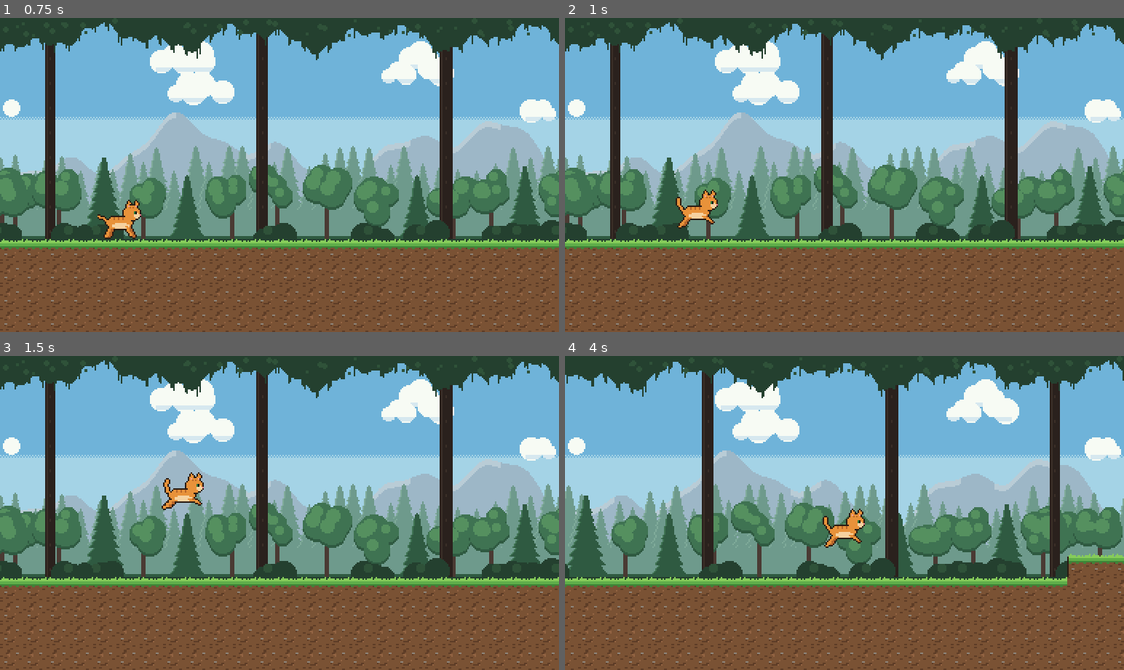
Above: before the commit, frames 1-4 (two rows, left to right).
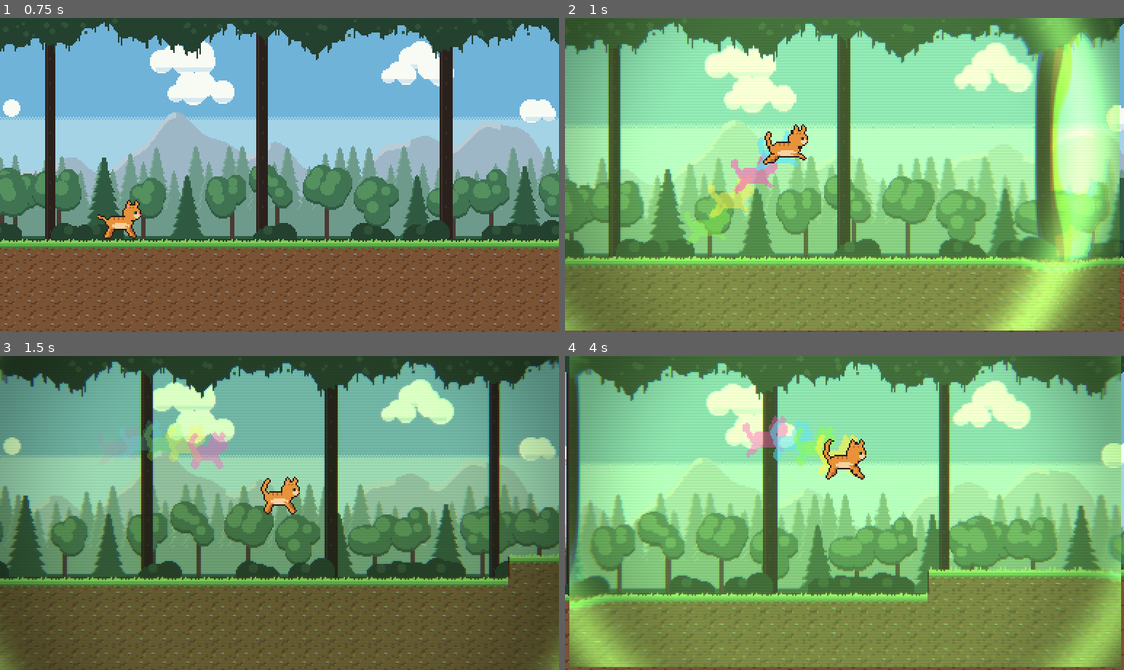
Above: after the commit, the same moments.

Repository: baltamiranocarrasco-ux/chronicles-of-the-kitten
Game: Godot game, scene res://scenes/test_level.tscn
Same seed, same stepped clock (60 frames per second), same inputs: the game is played once before the commit and once after it.
Inputs:
- Up to frame 1 (0.75 s): tap Enter at 0.5 s; hold D (move_right) from 0.53 s (still down); tap Q (slow_time) at 0.6 s
- Up to frame 2 (1 s): keep holding D (move_right); tap Space (jump) at 0.77 s; tap R (stop_time) at 0.8 s
- Up to frame 3 (1.5 s): keep holding D (move_right); tap R (stop_time) at 1.35 s
- Up to frame 4 (4 s): tap Space (jump) at 1.52, 3.02, 3.77 s; tap Q (slow_time) at 1.55, 2.1, 3.05, 3.6 s; release D (move_right) at 2.03 s; hold A (move_left) 2.03-2.78 s; tap R (stop_time) at 2.3, 2.85, 3.8 s; hold D (move_right) from 2.78 s (still down)

Frame 1 is identical in both runs. In frame 2, 98% of the frame differs, in the area x 0-100%, y 0-100%; in frame 3, 81%; in frame 4, 97%.

Commit message:
Add Sandevistan-style time-stop effect
- R now freezes the world by pausing the scene tree; the player runs with
  process_mode Always so the cat keeps moving while time is stopped
- effects/time_stop.gdshader: shockwave, flash, lime tint, chromatic
  aberration, vignette and scanlines applied to the world only
- effects/time_stop_fx.gd: animates the shader, camera punch on activation
  and a neon afterimage trail while moving
- Player sprite drawn at z_index 1 so it stays above the filter

Co-Authored-By: Claude Opus 5.5 <noreply@anthropic.com>
Claude-Session: https://claude.ai/code/session_01972UaWTLzmshJ9tyJgi3SZ

Diff:
--- /dev/null
+++ b/effects/afterimage.gdshader
@@ -0,0 +1,14 @@
+// Silueta de color plano para la estela: usa el alfa del sprite y el color de modulate.
+shader_type canvas_item;
+render_mode blend_mix;
+
+varying vec4 tint;
+
+void vertex() {
+	tint = COLOR;
+}
+
+void fragment() {
+	float a = texture(TEXTURE, UV).a;
+	COLOR = vec4(tint.rgb, a * tint.a);
+}
--- /dev/null
+++ b/effects/afterimage_material.tres
@@ -0,0 +1,6 @@
+[gd_resource type="ShaderMaterial" format=3]
+
+[ext_resource type="Shader" path="res://effects/afterimage.gdshader" id="1_shader"]
+
+[resource]
+shader = ExtResource("1_shader")
--- /dev/null
+++ b/effects/time_stop.gdshader
@@ -0,0 +1,54 @@
+// Efecto de pantalla al congelar el tiempo (estilo Sandevistan):
+// onda expansiva, destello, tinte, aberración cromática, viñeta y scanlines.
+shader_type canvas_item;
+
+uniform sampler2D screen_texture : hint_screen_texture, filter_nearest;
+uniform float intensity : hint_range(0.0, 1.0) = 0.0; // efecto persistente mientras dura el congelamiento
+uniform float flash : hint_range(0.0, 1.0) = 0.0;
+uniform float wave_radius = -1.0; // < 0 desactiva la onda
+uniform float wave_width = 0.16;
+uniform float wave_strength = 0.05;
+uniform vec2 center = vec2(0.5);
+uniform float aspect = 1.7778;
+uniform vec4 tint : source_color = vec4(0.62, 1.0, 0.42, 1.0);
+
+void fragment() {
+	vec2 d = SCREEN_UV - center;
+	d.x *= aspect;
+	float dist = length(d);
+	vec2 dir = dist > 0.0001 ? d / dist : vec2(0.0);
+
+	// Onda expansiva: banda gaussiana alrededor del radio actual
+	float ring = 0.0;
+	vec2 uv = SCREEN_UV;
+	if (wave_radius >= 0.0) {
+		float x = (dist - wave_radius) / wave_width;
+		ring = exp(-x * x * 4.0);
+		vec2 offset = dir * ring * wave_strength;
+		offset.x /= aspect;
+		uv -= offset;
+	}
+
+	// Aberración cromática: más fuerte en la onda y hacia los bordes
+	float ca = 0.004 * intensity * (0.5 + dist) + ring * 0.02;
+	vec2 cad = dir * ca;
+	cad.x /= aspect;
+	vec3 col = vec3(
+		texture(screen_texture, uv + cad).r,
+		texture(screen_texture, uv).g,
+		texture(screen_texture, uv - cad).b);
+
+	// Corrección de color: desatura y tiñe
+	float lum = dot(col, vec3(0.299, 0.587, 0.114));
+	vec3 graded = mix(col, vec3(lum) * tint.rgb * 1.2, 0.6);
+	col = mix(col, graded, intensity);
+
+	col += tint.rgb * (ring * 0.55 + flash * 0.6);
+
+	// Viñeta y scanlines
+	float vig = smoothstep(0.55, 1.15, length((SCREEN_UV - 0.5) * vec2(aspect, 1.0)));
+	col *= 1.0 - vig * 0.55 * intensity;
+	col *= 1.0 - intensity * 0.07 * mod(floor(FRAGCOORD.y), 2.0);
+
+	COLOR = vec4(col, 1.0);
+}
--- /dev/null
+++ b/effects/time_stop_fx.gd
@@ -0,0 +1,138 @@
+extends Node2D
+## Efecto visual al congelar el tiempo (estilo Sandevistan):
+## onda expansiva, tinte de pantalla y estela de imágenes de colores del gato.
+## Corre con el árbol pausado (PROCESS_MODE_ALWAYS), igual que el jugador.
+
+const TRAIL_COLORS: Array[Color] = [
+	Color(0.55, 1.0, 0.3),
+	Color(1.0, 0.95, 0.3),
+	Color(1.0, 0.35, 0.75),
+	Color(0.35, 0.9, 1.0),
+]
+const TRAIL_INTERVAL := 0.045
+const TRAIL_LIFETIME := 0.45
+const TRAIL_ALPHA := 0.7
+const TRAIL_MIN_DISTANCE := 3.0
+const PLAYER_Z := 1 # mismo z_index que el Sprite2D del jugador
+const AFTERIMAGE_MATERIAL := preload("res://effects/afterimage_material.tres")
+
+@export var sprite_path: NodePath = ^"../Sprite2D"
+
+var active := false
+
+@onready var sprite: Sprite2D = get_node(sprite_path)
+
+var _rect: ColorRect
+var _material: ShaderMaterial
+var _tween: Tween
+var _trail_timer := 0.0
+var _trail_index := 0
+var _last_trail_pos := Vector2.INF
+
+
+func _ready() -> void:
+	process_mode = PROCESS_MODE_ALWAYS
+	# El filtro se dibuja en el mundo (no en un CanvasLayer) para que el gato
+	# y su estela (z_index = PLAYER_Z) queden encima y conserven sus colores.
+	_rect = ColorRect.new()
+	_rect.top_level = true
+	_rect.mouse_filter = Control.MOUSE_FILTER_IGNORE
+	_material = ShaderMaterial.new()
+	_material.shader = preload("res://effects/time_stop.gdshader")
+	_rect.material = _material
+	_rect.visible = false
+	add_child(_rect)
+
+
+func set_active(on: bool) -> void:
+	if on == active:
+		return
+	active = on
+	_last_trail_pos = Vector2.INF
+	_update_center()
+	_rect.visible = true
+	if _tween:
+		_tween.kill()
+	_tween = create_tween().set_parallel()
+	if on:
+		_material.set_shader_parameter("wave_radius", 0.0)
+		_tween_param("wave_radius", 2.2, 0.7) \
+				.set_trans(Tween.TRANS_QUAD).set_ease(Tween.EASE_OUT)
+		_tween_param("intensity", 1.0, 0.25)
+		_material.set_shader_parameter("flash", 0.8)
+		_tween_param("flash", 0.0, 0.3)
+		_camera_punch()
+	else:
+		_material.set_shader_parameter("wave_radius", 1.2)
+		_tween_param("wave_radius", 0.0, 0.3) \
+				.set_trans(Tween.TRANS_CUBIC).set_ease(Tween.EASE_IN)
+		_tween_param("intensity", 0.0, 0.35)
+		_tween.chain().tween_callback(_on_deactivated)
+
+
+func _tween_param(param: String, to: float, duration: float) -> MethodTweener:
+	var current = _material.get_shader_parameter(param)
+	var from: float = current if current != null else 0.0
+	return _tween.tween_method(func(v: float): _material.set_shader_parameter(param, v), from, to, duration)
+
+
+func _on_deactivated() -> void:
+	_material.set_shader_parameter("wave_radius", -1.0)
+	_rect.visible = active
+
+
+func _process(delta: float) -> void:
+	if _rect.visible:
+		_update_center()
+	if not active:
+		return
+	_trail_timer -= delta
+	if _trail_timer <= 0.0:
+		_trail_timer = TRAIL_INTERVAL
+		if sprite.global_position.distance_to(_last_trail_pos) >= TRAIL_MIN_DISTANCE:
+			_spawn_afterimage()
+
+
+func _update_center() -> void:
+	var size := get_viewport_rect().size
+	var to_world := get_viewport().get_canvas_transform().affine_inverse()
+	_rect.global_position = to_world.origin
+	_rect.size = size * to_world.get_scale()
+	var screen_pos := sprite.get_global_transform_with_canvas().origin
+	_material.set_shader_parameter("center", screen_pos / size)
+	_material.set_shader_parameter("aspect", size.x / size.y)
+
+
+func _spawn_afterimage() -> void:
+	_last_trail_pos = sprite.global_position
+	var ghost := Sprite2D.new()
+	ghost.texture = sprite.texture
+	ghost.hframes = sprite.hframes
+	ghost.vframes = sprite.vframes
+	ghost.frame = sprite.frame
+	ghost.flip_h = sprite.flip_h
+	ghost.centered = sprite.centered
+	ghost.offset = sprite.offset
+	ghost.material = AFTERIMAGE_MATERIAL
+	var color := TRAIL_COLORS[_trail_index % TRAIL_COLORS.size()]
+	color.a = TRAIL_ALPHA
+	ghost.modulate = color
+	ghost.z_index = PLAYER_Z
+	ghost.process_mode = PROCESS_MODE_ALWAYS
+	_trail_index += 1
+	# Justo antes del jugador en el árbol: se dibuja detrás del gato
+	owner.add_sibling(ghost)
+	owner.get_parent().move_child(ghost, owner.get_index())
+	ghost.global_position = sprite.global_position
+	var fade := ghost.create_tween()
+	fade.tween_property(ghost, "modulate:a", 0.0, TRAIL_LIFETIME)
+	fade.tween_callback(ghost.queue_free)
+
+
+func _camera_punch() -> void:
+	var cam := get_viewport().get_camera_2d()
+	if cam == null:
+		return
+	var punch := create_tween()
+	punch.tween_property(cam, "zoom", Vector2(1.08, 1.08), 0.08)
+	punch.tween_property(cam, "zoom", Vector2.ONE, 0.25).set_trans(Tween.TRANS_BACK)
--- a/movment.gd
+++ b/movment.gd
@@ -6,6 +6,7 @@
 
 @onready var animationplayer = $AnimationPlayer
 @onready var sprite2D = $Sprite2D
+@onready var time_stop_fx = $TimeStopFX
 
 func _physics_process(delta: float) -> void:
 	if not is_on_floor():
@@ -21,8 +22,9 @@
 		velocity.x = move_toward(velocity.x, 0, SPEED)
 
 	if Input.is_action_just_pressed("stop_time"):
-		toggle_time_scale(0.0)
+		set_time_frozen(not get_tree().paused)
 	elif Input.is_action_just_pressed("slow_time"):
+		set_time_frozen(false)
 		toggle_time_scale(SLOW_TIME_SCALE)
 
 	move_and_slide()
@@ -32,6 +34,16 @@
 		sprite2D.flip_h = false
 	elif direction == -1:
 		sprite2D.flip_h = true
+
+# Congela el mundo pausando el árbol de escena. El jugador (process_mode
+# Always) sigue moviéndose, como con el Sandevistan.
+func set_time_frozen(frozen: bool) -> void:
+	if get_tree().paused == frozen:
+		return
+	if frozen:
+		Engine.time_scale = 1.0
+	get_tree().paused = frozen
+	time_stop_fx.set_active(frozen)
 
 func toggle_time_scale(target_scale: float) -> void:
 	if Engine.time_scale == target_scale:
--- a/scenes/player.tscn
+++ b/scenes/player.tscn
@@ -2,6 +2,7 @@
 
 [ext_resource type="Script" uid="uid://cstyf3mol1hqi" path="res://movment.gd" id="1_script"]
 [ext_resource type="Texture2D" path="res://assets/cat/cat_sheet.png" id="2_sheet"]
+[ext_resource type="Script" path="res://effects/time_stop_fx.gd" id="3_fx"]
 
 [sub_resource type="RectangleShape2D" id="RectangleShape2D_body"]
 size = Vector2(20, 12)
@@ -87,9 +88,11 @@
 }
 
 [node name="Player" type="CharacterBody2D"]
+process_mode = 3
 script = ExtResource("1_script")
 
 [node name="Sprite2D" type="Sprite2D" parent="."]
+z_index = 1
 texture = ExtResource("2_sheet")
 hframes = 6
 vframes = 4
@@ -103,3 +106,6 @@
 &"": SubResource("AnimationLibrary_cat")
 }
 autoplay = &"idle"
+
+[node name="TimeStopFX" type="Node2D" parent="."]
+script = ExtResource("3_fx")
Not shown, added: effects/afterimage.gdshader.uid
Not shown, added: effects/time_stop.gdshader.uid
Not shown, added: effects/time_stop_fx.gd.uid
